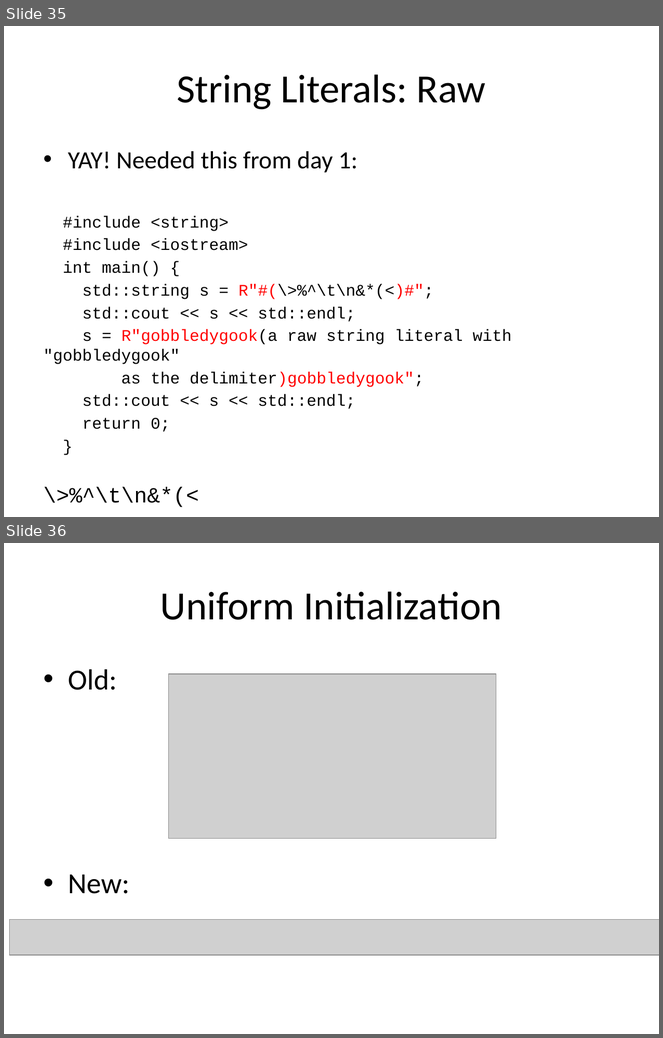
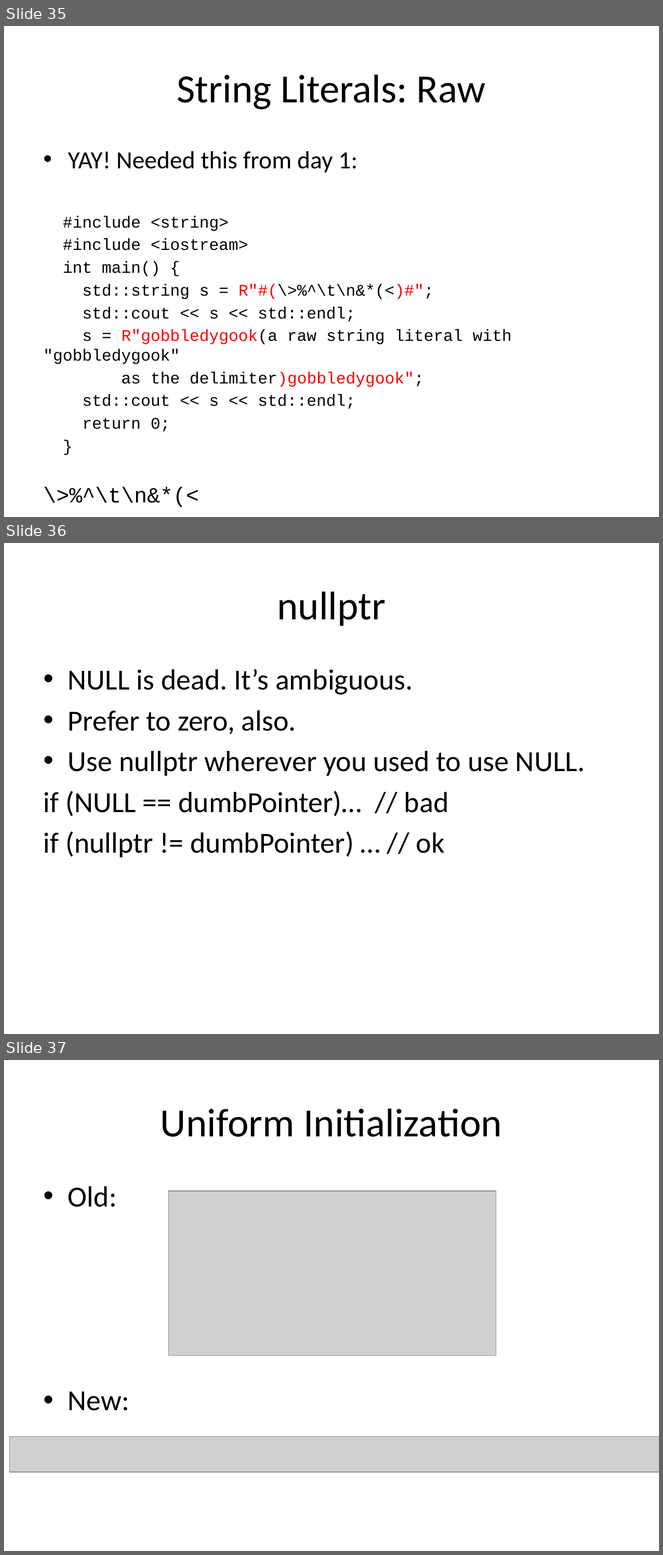
Before and after one commit to fellmad/FunWithCpp11, a slide deck: doc/Fun_with_C++11.pptx. Shown one above the other, each under a label of ours: slides 35 and 36 before the commit, slides 35, 36 and 37 after it. The pictures are 663x1038 and 663x1555 pixels, drawn with LibreOffice and Linux fonts; fonts in the diff are those of the drawing; grey boxes stand for pictures. Boxes give left, top, right and bottom in pixels: in the first picture for what was removed or moved away, otherwise in the second. Text is boxed around its words. In the diff, an @@ line names an element or a change of style, - is before the commit and + after.

Commit message:
nullptr

```diff
--- a/doc/Fun_with_C++11.pptx
+++ b/doc/Fun_with_C++11.pptx
@@ slide 36 added at <box>4,543,659,1034</box>, background #FFFFFF @@
@@ title added at <box>277,591,386,626</box>, 44 pt, text #000000 @@
+nullptr
@@ text added at <box>44,669,585,858</box>, 32 pt, text #000000 @@
+• NULL is dead. It’s ambiguous.
+• Prefer to zero, also.
+• Use nullptr wherever you used to use NULL.
+if (NULL == dumbPointer)… // bad
+if (nullptr != dumbPointer) … // ok
@@ what was slide 36 is now slide 37 @@
```
